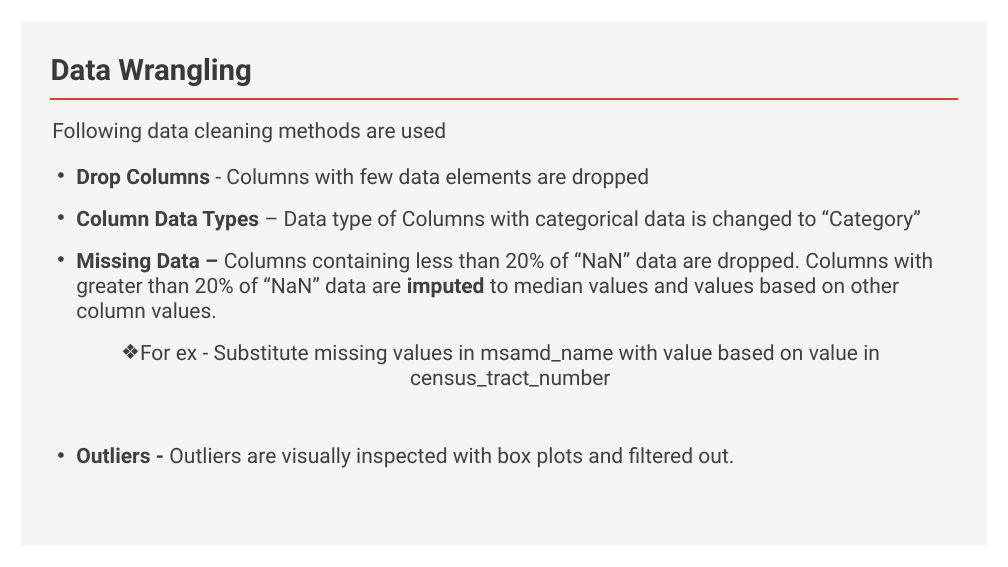
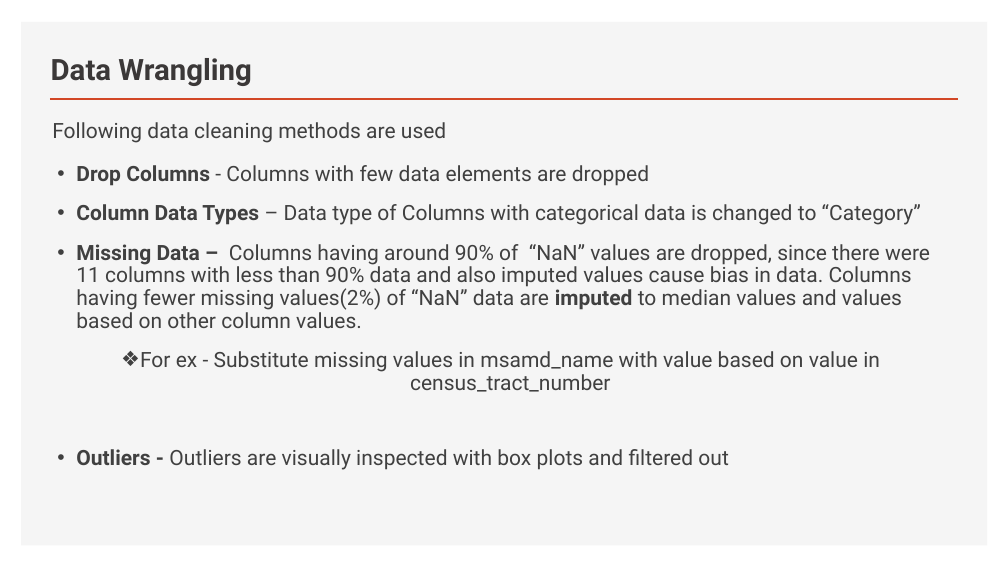
Before and after one commit to khmsha/Springboard, a slide deck: slide 4 of Capstone_Project1/HDMA Washington Home Loans Prediction.pptx (slide 3 before the commit). Drawn at 1008x567 pixels with LibreOffice and Linux fonts; fonts in the diff are those of the drawing. Boxes give left, top, right and bottom in pixels: in the first picture for what was removed or moved away, otherwise in the second. Text is boxed around its words. In the diff, an @@ line names an element or a change of style, - is before the commit and + after.

```diff
--- a/Capstone_Project1/HDMA Washington Home Loans Prediction.pptx
+++ b/Capstone_Project1/HDMA Washington Home Loans Prediction.pptx
@@ text at (x1=76, y1=165, x2=921, y2=392): line spacing 1 to 0.9 @@
@@ text at (x1=76, y1=244, x2=930, y2=328): text changed @@
-• Missing Data – Columns containing less than 20% of “NaN” data are dropped. Columns with greater than 20% of “NaN” data are imputed to median values and values based on other column values.
+• Missing Data – Columns having around 90% of “NaN” values are dropped, since there were 11 columns with less than 90% data and also imputed values cause bias in data. Columns having fewer missing values(2%) of “NaN” data are imputed to median values and values based on other column values.
@@ text at (x1=76, y1=449, x2=728, y2=470): text changed @@
-• Outliers - Outliers are visually inspected with box plots and filtered out.
+• Outliers - Outliers are visually inspected with box plots and filtered out
```
Also in this commit, not shown: 15 other slides changed, 5 slides added, 2 slides removed, 1 other file.
